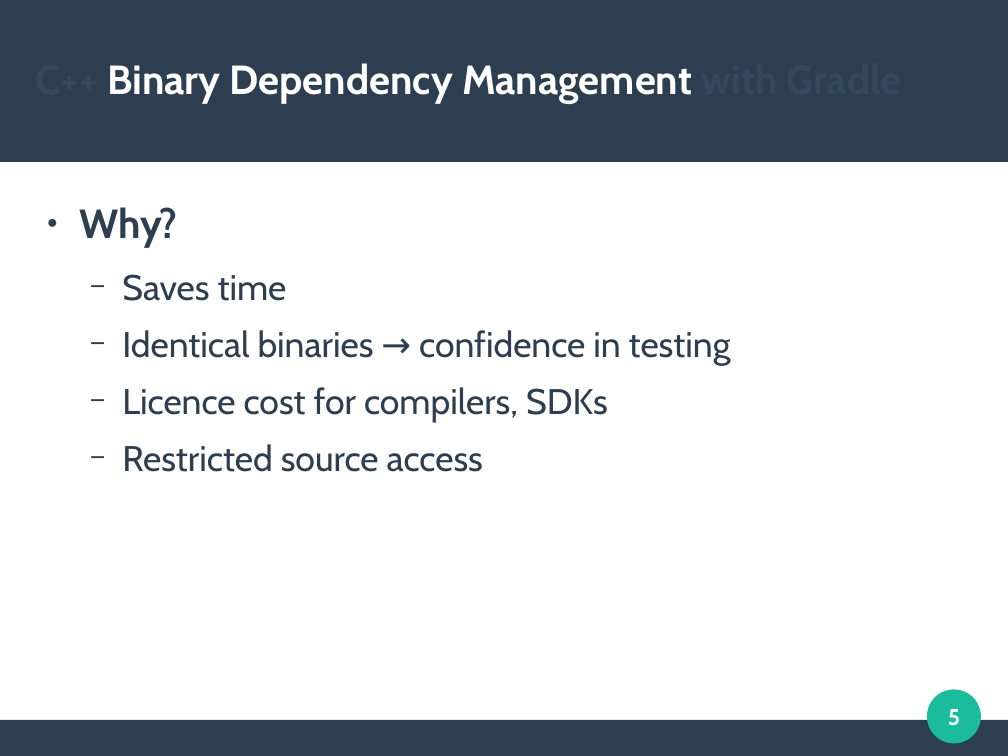
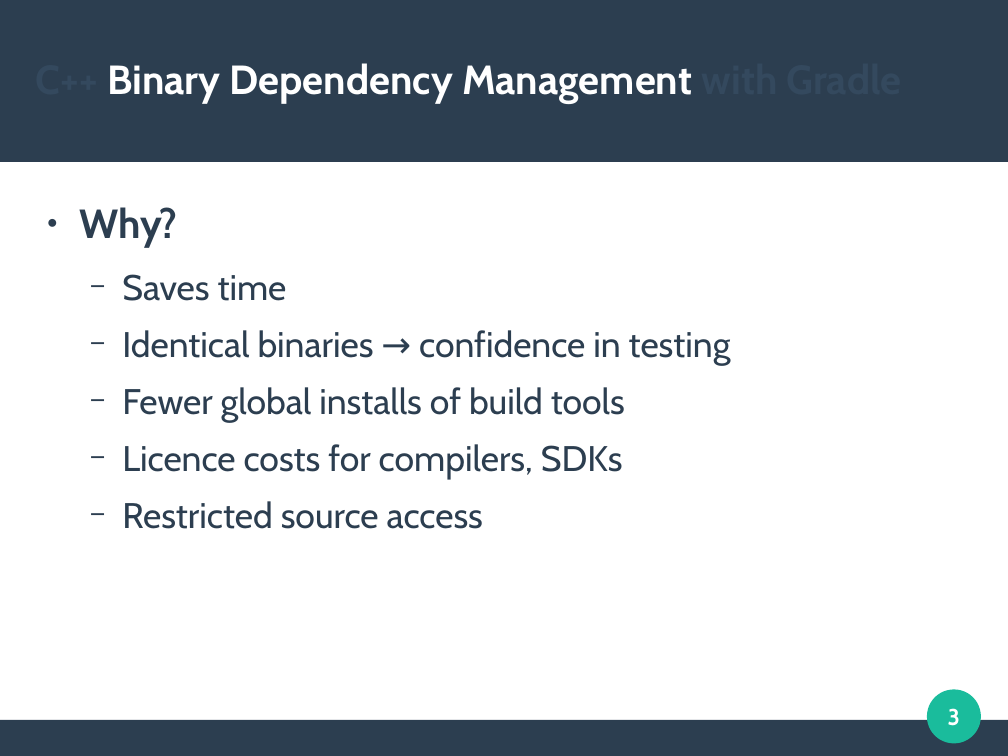
Before and after one commit to HughG/holygradle-plugins, a slide deck: slide 3 of doc/Edinburgh_Cpp_Meetup_2017-04-10.odp (slide 5 before the commit). Drawn at 1008x756 pixels with LibreOffice and Linux fonts; fonts in the diff are those of the drawing. Boxes give left, top, right and bottom in pixels: in the first picture for what was removed or moved away, otherwise in the second. Text is boxed around its words. In the diff, an @@ line names an element or a change of style, - is before the commit and + after.

```diff
--- a/doc/Edinburgh_Cpp_Meetup_2017-04-10.odp
+++ b/doc/Edinburgh_Cpp_Meetup_2017-04-10.odp
@@ text at [122, 387, 625, 479]: text changed @@
-  − Licence cost for compilers, SDKs
+  − Fewer global installs of build tools
+  − Licence costs for compilers, SDKs
@@ page number at [948, 708, 960, 726]: text changed @@
-5
+3
```
Also in this commit, not shown: 1 other slide changed.
